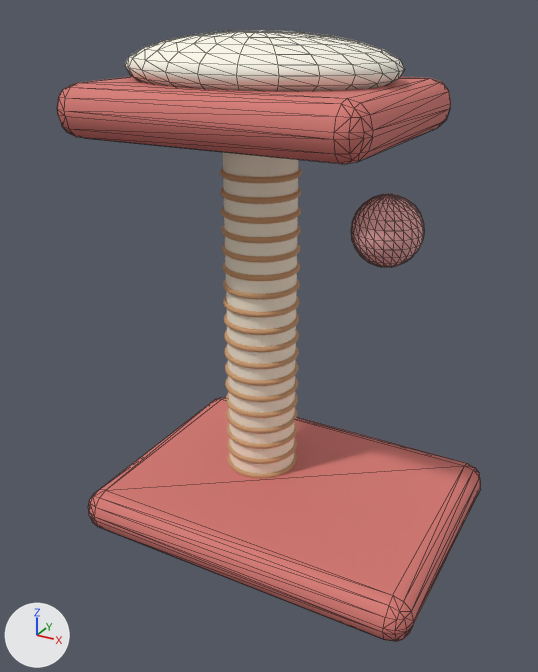
Two versions of the glTF model assets/3d/native/toy-scratchPostRed.glb, one commit apart.
One viewpoint serves both versions: a 50 mm camera at (1.027, -2.026, 1.709) aimed at (-0.054, -0.061, 0.727). Arrows for +X, +Y and +Z are at lower left; the lights stay in place. The picture after the commit comes second. Mesh edges are drawn as thin lines on the coarser meshes. Where no turn or scale is listed for an object, it has been applied to the vertices.

In view in the first picture: 'Cat tree base', 'Cushion', 'Dangling toy', 'Sisal post', 'Upper perch' and 18 more.
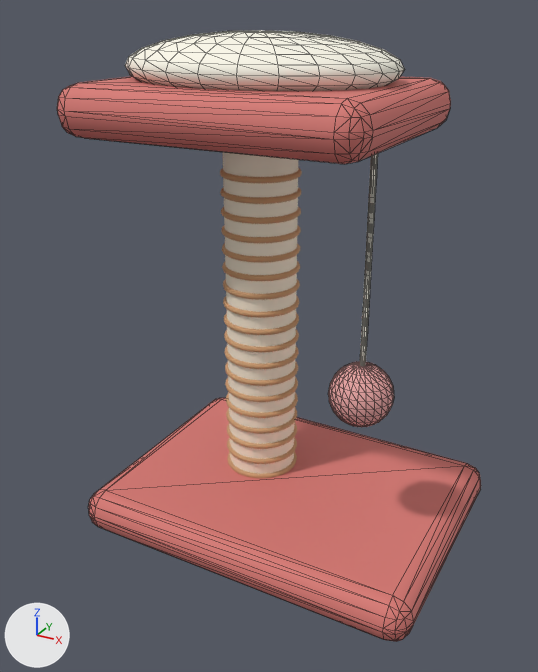
Diff of the bpy script that builds the scene:
```diff
--- a/assets/3d/native/toy-scratchPostRed.glb.py
+++ b/assets/3d/native/toy-scratchPostRed.glb.py
@@ me_hanging_toy_string_006 @@
+me_hanging_toy_string_006.from_pydata(...)  # 130 vertices, 256 faces; spans x -0.009..0.009, y -0.009..0.009, z -0.72..0.0
+me_hanging_toy_string_006.materials.append(mat_cream)  # white #fefbec
@@ ob_dangling_toy @@
 ob_dangling_toy = bpy.data.objects.new('Dangling toy', me_sphere_286)
-ob_dangling_toy.location = (0.35, -0.12, 1.15)
+ob_dangling_toy.location = (0.3, -0.12, 0.63)
@@ ob_hanging_toy_string @@
+ob_hanging_toy_string = bpy.data.objects.new('Hanging toy string', me_hanging_toy_string_006)
+ob_hanging_toy_string.location = (0.3, -0.12, 1.43)
```

What differs and where, as boxes (x1, y1, x2, y2) in the pictures (538 x 672 px):
'Dangling toy', moved: before (351, 194, 424, 267); after (328, 362, 394, 427)
'Hanging toy string', added: after (360, 153, 378, 366)
